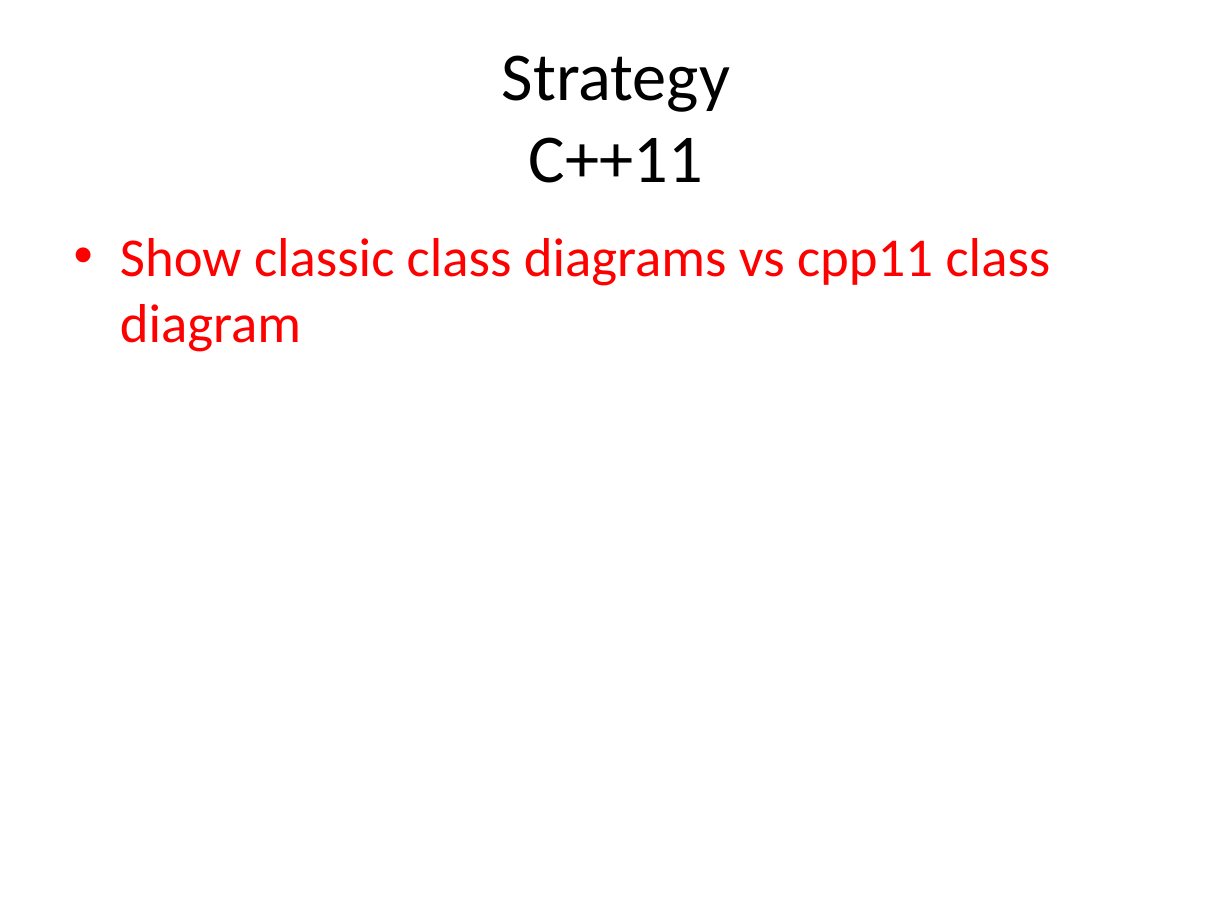
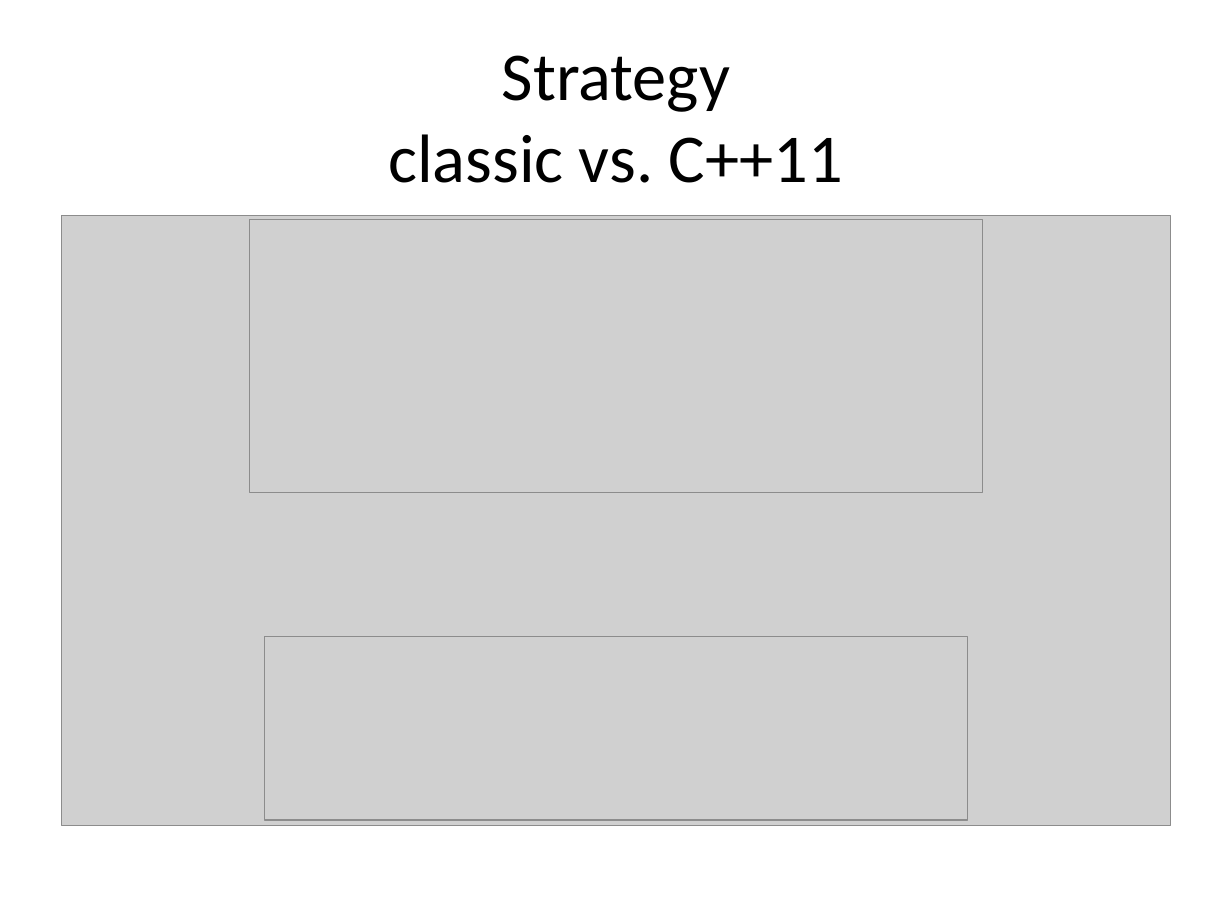
Before and after one commit to kamyu104/GofPatterns, a slide deck: slide 14 of Effective patterns.ppt. Drawn at 1232x924 pixels with LibreOffice and Linux fonts; fonts in the diff are those of the drawing; grey boxes stand for pictures. Boxes give left, top, right and bottom in pixels: in the first picture for what was removed or moved away, otherwise in the second. Text is boxed around its words. In the diff, an @@ line names an element or a change of style, - is before the commit and + after.

```diff
--- a/Effective patterns.ppt
+++ b/Effective patterns.ppt
@@ title at (x1=388, y1=55, x2=843, y2=183): text changed @@
-Strategy
-C++11
+Strategy
+classic vs. C++11
@@ picture added at (x1=62, y1=216, x2=1170, y2=825) @@
@@ text removed at (x1=120, y1=238, x2=1051, y2=352) @@
-• Show classic class diagrams vs cpp11 class diagram
@@ picture added at (x1=250, y1=219, x2=983, y2=493) @@
@@ picture added at (x1=265, y1=637, x2=968, y2=821) @@
```
Also in this commit, not shown: 7 other slides changed, 6 slides added, 1 slide removed, 2 other files.
